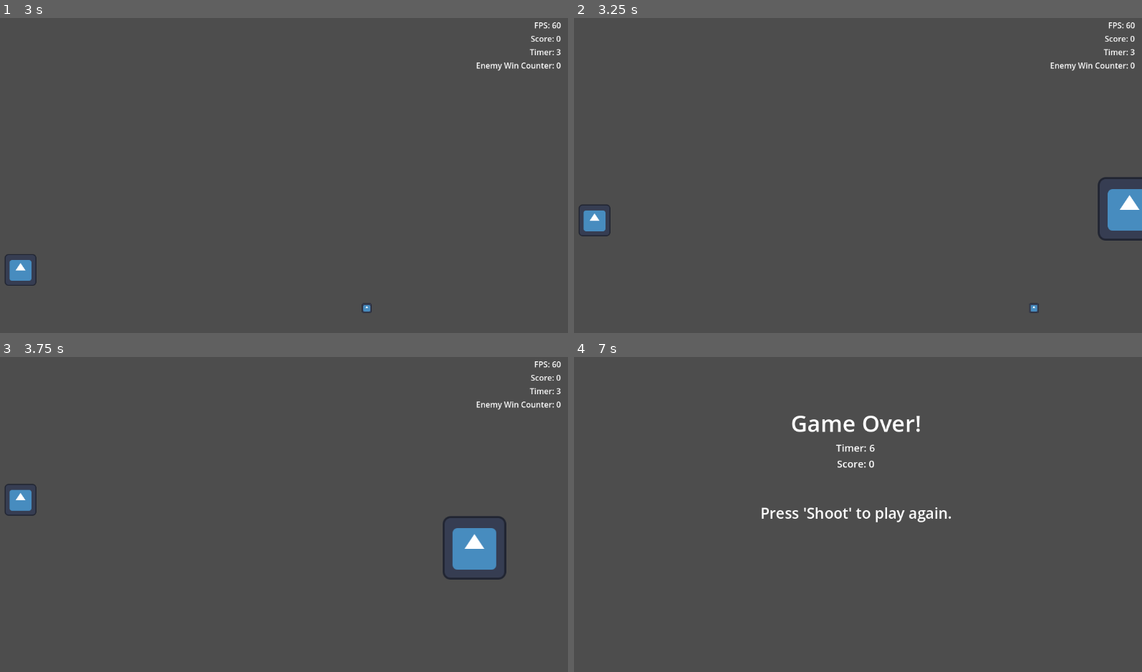
Above: before the commit, frames 1-4 (two rows, left to right).
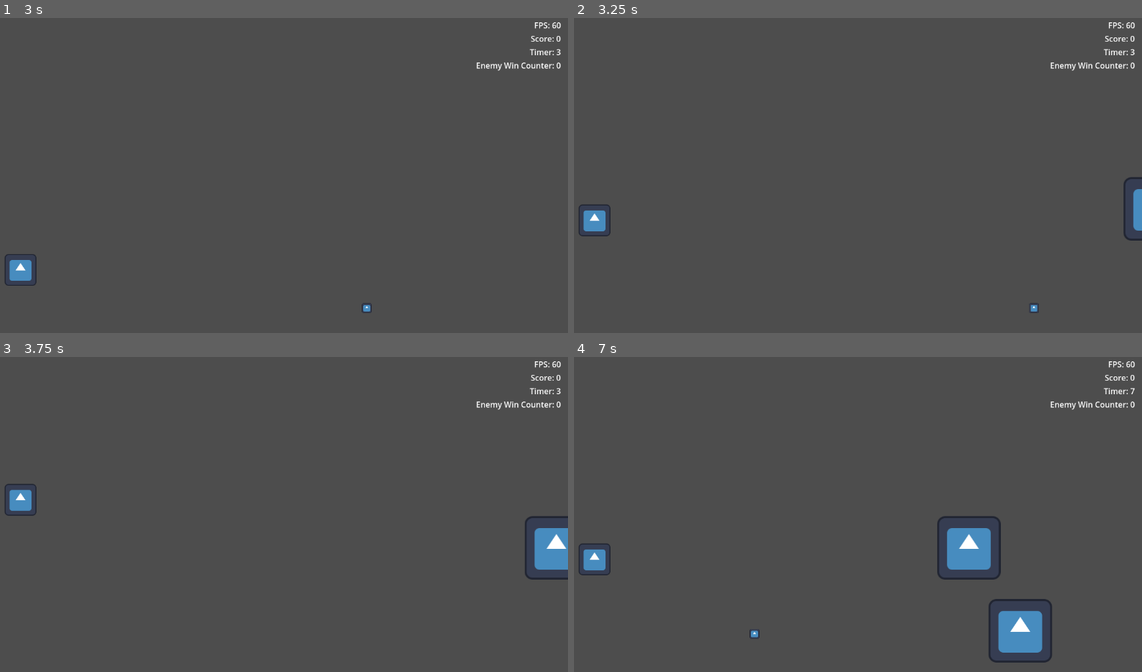
Above: after the commit, the same moments.

Repository: k1ng606/2dShooter
Game: Godot game, scene res://scenes/level.tscn
The game is run twice, just before and just after one commit, with the same random seed, the same clock (stepped at 60 frames per second) and the same inputs. The engine's default icon, where the game draws it, is replaced by a stand-in: a white triangle on a blue panel in a dark square.
Inputs:
- Up to frame 1 (3 s): tap Enter at 0.5 s; hold Right (right) 0.53-1.28 s; tap Space (shoot) at 0.6, 1.35, 2.1, 2.75, 2.85 s; hold Down (down) 1.28-2.03 s; hold Right (right) 2.03-2.78 s; hold Up (up) from 2.78 s (still down)
- Up to frame 2 (3.25 s): keep holding Up (up)
- Up to frame 3 (3.75 s): release Up (up) at 3.53 s; hold Left (left) from 3.53 s (still down); tap Space (shoot) at 3.6 s
- Up to frame 4 (7 s): tap Space (shoot) every 0.75 s from 4.35 to 6.6 s; release Left (left) at 5.03 s; hold Down (down) 5.03-5.78 s; hold Right (right) 5.78-6.53 s; hold Up (up) from 6.53 s (still down)

Frame 1 is identical in both runs. In frame 2, 0.8% of the frame differs, in the area x 92-100%, y 50-71%; in frame 3, 2.3%; in frame 4, 4.5%, in the area x 0-99%, y 1-98%.

Commit message:
difficulty ramp

Diff:
--- a/scenes/enemy.tscn
+++ b/scenes/enemy.tscn
@@ -6,7 +6,7 @@
 [sub_resource type="CircleShape2D" id="CircleShape2D_tgxml"]
 radius = 74.0068
 
-[node name="enemy" type="Area2D"]
+[node name="enemy" type="Area2D" groups=["enemy"]]
 script = ExtResource("1_ialr2")
 metadata/_edit_group_ = true
 
--- a/scenes/player.tscn
+++ b/scenes/player.tscn
@@ -6,7 +6,7 @@
 [sub_resource type="CircleShape2D" id="CircleShape2D_6kjeo"]
 radius = 32.0624
 
-[node name="player" type="CharacterBody2D"]
+[node name="player" type="CharacterBody2D" groups=["player"]]
 script = ExtResource("1_aqpk5")
 metadata/_edit_group_ = true
 
--- a/scripts/enemy.gd
+++ b/scripts/enemy.gd
@@ -4,16 +4,22 @@
 signal enemy_hit_goal
 signal player_hit
 var rng = RandomNumberGenerator.new()
+var random_speed
 
 func _ready():
 	connect("area_entered", on_area_entered)
 	connect("body_entered", on_body_entered)
 
+	random_speed = rng.randi_range(1, Global.difficulty)
 
-func on_body_entered(_body):
-	player_hit.emit()
+
+func on_body_entered(body):
+	if body.is_in_group("player"):
+		player_hit.emit()
 
 func on_area_entered(area):
+	if area.is_in_group("enemy"):
+		return
 	bullet_hit.emit()
 	area.queue_free()
 	queue_free()
@@ -21,7 +27,6 @@
 
 
 func _process(delta):
-	var random_speed = rng.randi_range(1, 5)
 	position.x -= 100 * delta * random_speed
 
 	if (position.x < -50):
--- a/scripts/global.gd
+++ b/scripts/global.gd
@@ -2,3 +2,4 @@
 
 var score: int = 0
 var gameTime: int = 0
+var difficulty: int = 5
--- a/scripts/level.gd
+++ b/scripts/level.gd
@@ -23,8 +23,20 @@
 
 func _process(_delta):
 	fpsLabel.text = "FPS: " + str(Engine.get_frames_per_second())
+	if (gameTime == 30):
+		Global.difficulty = 10
+
+	if (gameTime == 60):
+		Global.difficulty = 13
+		enemySpawnTimer.wait_time = float(2.5)
+
+	if (gameTime == 90):
+		Global.difficulty = 20
 
 func setup():
+
+	#Engine.max_fps = 60
+
 	scoreLabel.text = "Score: " + str(score)
 	timerLabel.text = "Timer: " + str(gameTime)
 	enemyWinLabel.text = "Enemy Win Counter: " + str(enemyHitGoal)
